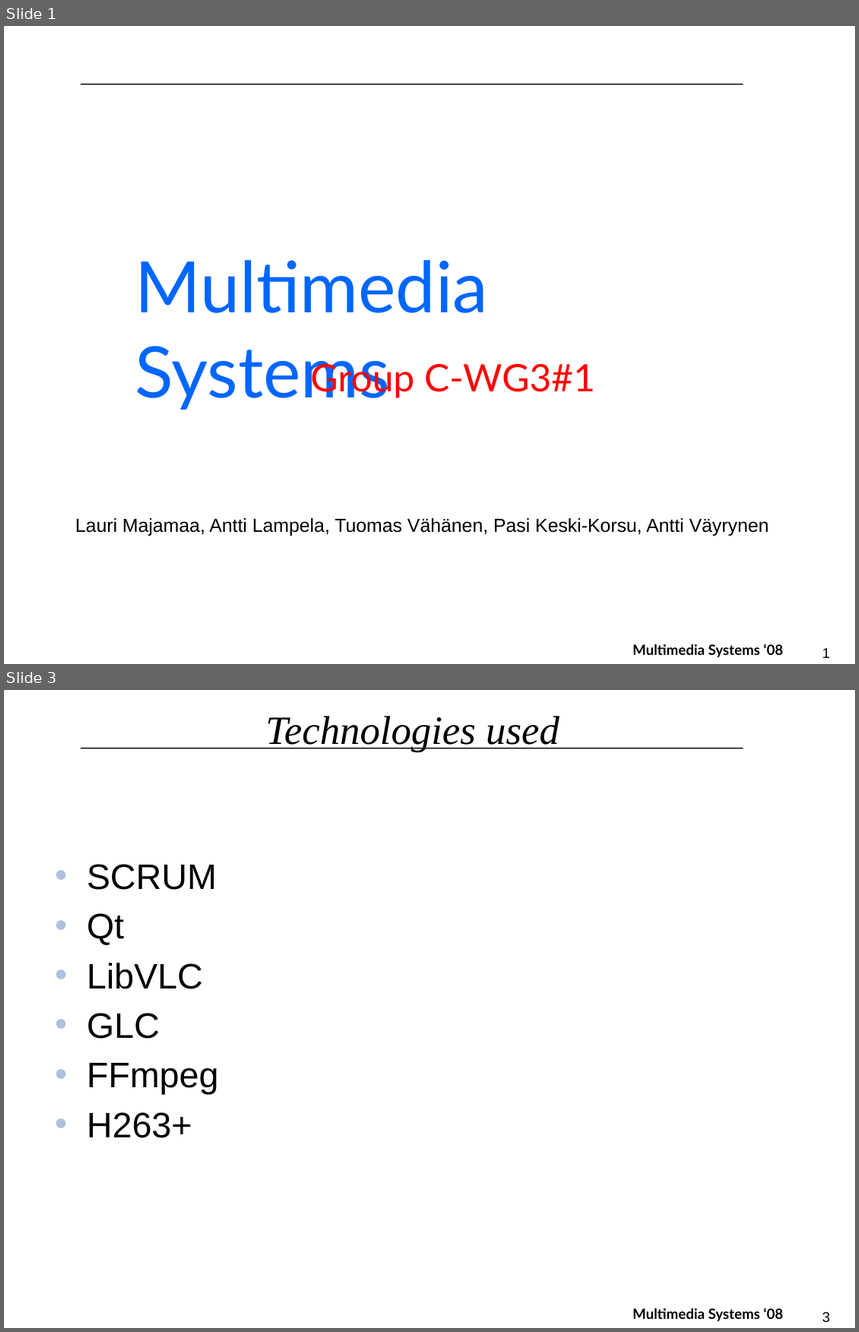
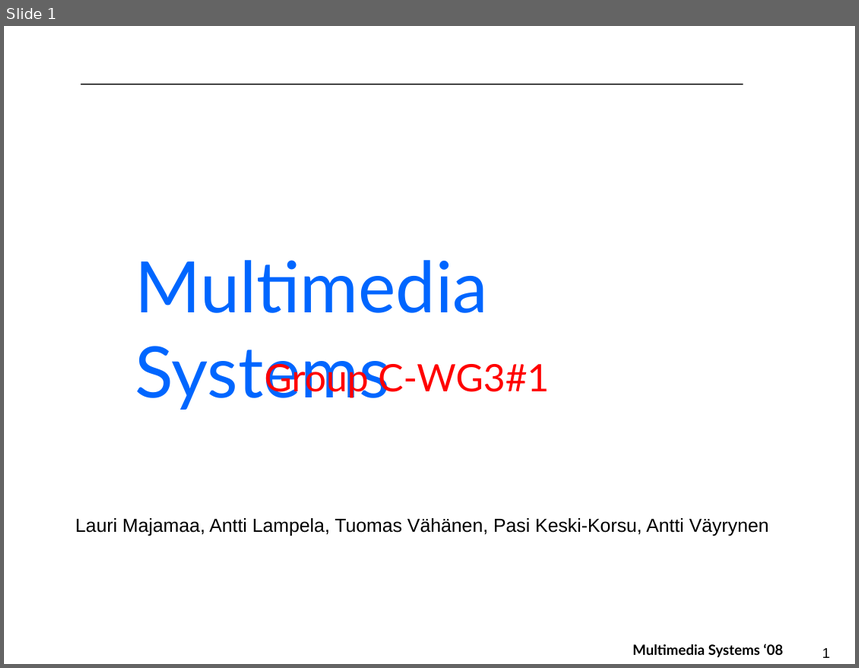
Before and after one commit to tv/C-WG3-1, a slide deck: docs/MMS_Final_Presentation.pptx. Shown one above the other, each under a label of ours: slides 1 and 3 before the commit, slide 1 after it; the slides between them are not shown. The pictures are 859x1332 and 859x668 pixels, drawn with LibreOffice and Linux fonts; fonts in the diff are those of the drawing; background and template pictures are left out. Boxes give left, top, right and bottom in pixels: in the first picture for what was removed or moved away, otherwise in the second. Text is boxed around its words. In the diff, an @@ line names an element or a change of style, - is before the commit and + after.

```diff
--- a/docs/MMS_Final_Presentation.pptx
+++ b/docs/MMS_Final_Presentation.pptx
@@ slide 3 removed at (x1=4, y1=690, x2=855, y2=1328), background #FFFFFF; not listed: 3 template elements that a slide beside it also shows @@
@@ title removed at (x1=265, y1=716, x2=560, y2=752) @@
-Technologies used
@@ text removed at (x1=87, y1=864, x2=219, y2=1138) @@
-• SCRUM
-• Qt
-• LibVLC
-• GLC
-• FFmpeg
-• H263+
@@ slide 1 changed as well @@
@@ text "Group C-WG3#1" moved from (x1=310, y1=361, x2=595, y2=398) to (x1=265, y1=359, x2=549, y2=398) @@
```
Also in this commit, not shown: 3 other slides changed, 6 slides added, 1 other slide removed.
